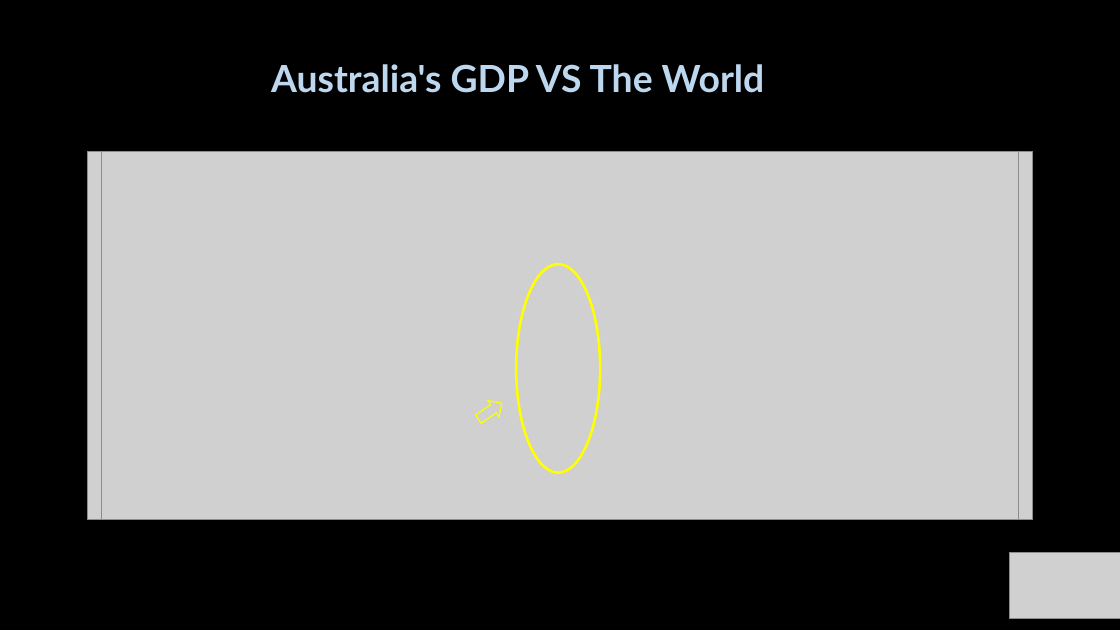
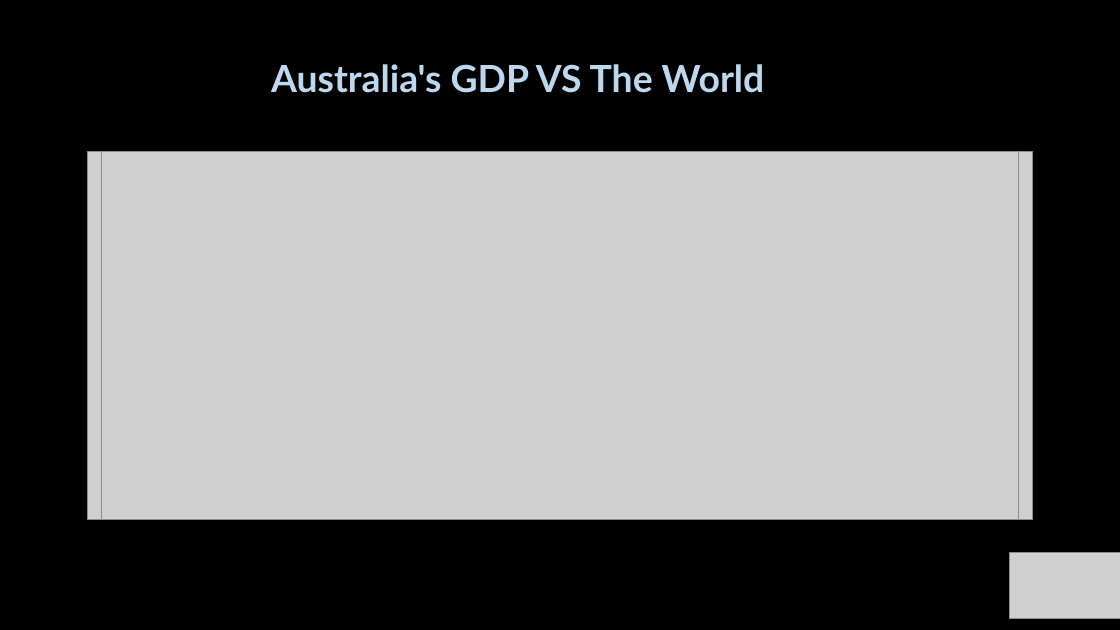
Before and after one commit to TribThapa/AustralianEconomyAnalysis, a slide deck: slide 15 of Presentation/AustralianEconomyAnalysis_MQ_SB_JN_TT.pptx. Drawn at 1120x630 pixels with LibreOffice and Linux fonts; fonts in the diff are those of the drawing; grey boxes stand for pictures. Boxes give left, top, right and bottom in pixels: in the first picture for what was removed or moved away, otherwise in the second. Text is boxed around its words. In the diff, an @@ line names an element or a change of style, - is before the commit and + after.

```diff
--- a/Presentation/AustralianEconomyAnalysis_MQ_SB_JN_TT.pptx
+++ b/Presentation/AustralianEconomyAnalysis_MQ_SB_JN_TT.pptx
@@ ellipse removed at <box>517,265,601,473</box> @@
@@ right arrow removed at <box>473,395,508,428</box> @@
```
Also in this commit, not shown: 2 other slides changed.
